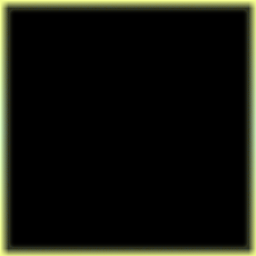
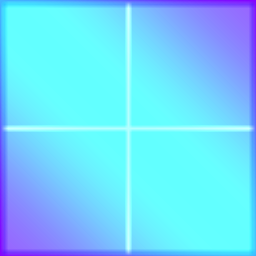
Comparing the layer stacks of the two 256x256 images. Changes:
hid group "Type 5" (1 layers) over [0, 0, 256, 256]
added group "Type 4-2" with 5 layers above "Type 4" over [0, 0, 256, 256]
added layer "Verlaufsfüllung 1" (62%) in group "Type 4-2" over [0, 0, 256, 256]
added layer "Musterfüllung 2" (overlay) in group "Type 4-2" over [0, 0, 256, 256]
added group "Gruppe 2" with 1 layers in group "Type 4-2" over [0, 0, 256, 256]
added layer "Musterfüllung 1" (4th of 8, in "Type 4-2" › "Gruppe 2") in group "Gruppe 2" over [0, 0, 256, 256]
hid "Ebene 0" over [0, 0, 256, 256]
